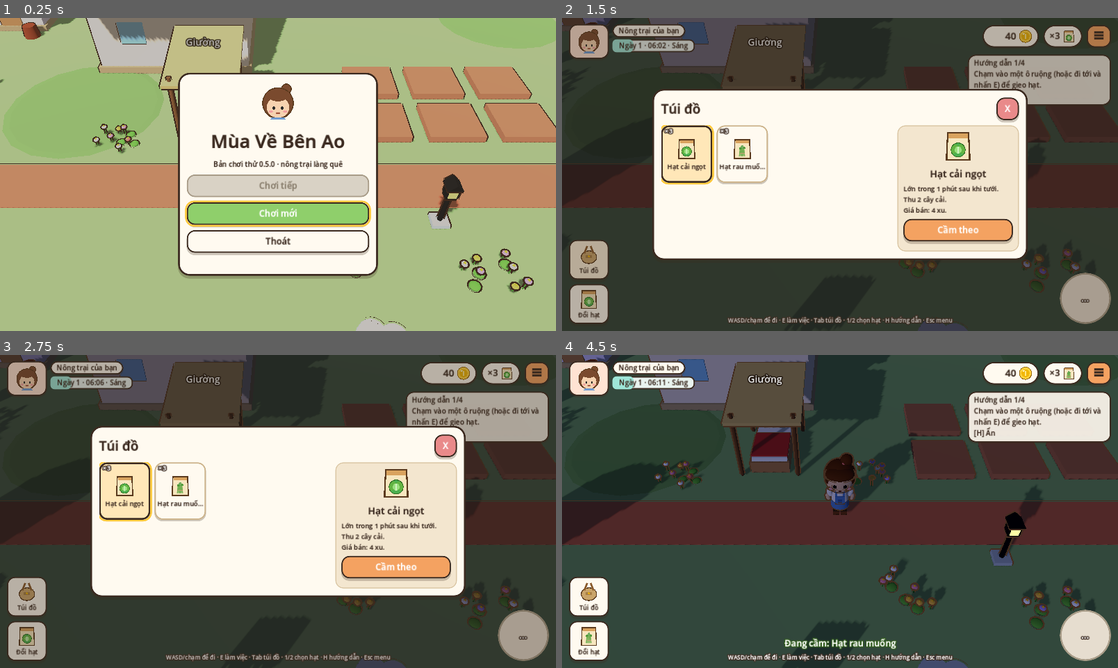
Above: before the commit, frames 1-4 (two rows, left to right).
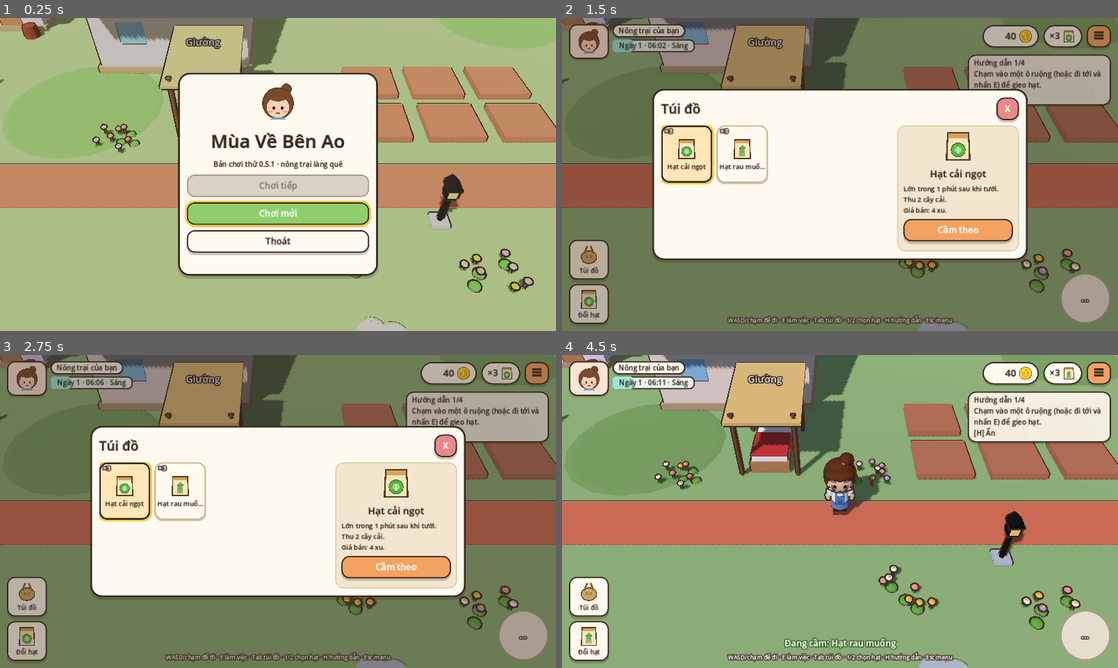
Above: after the commit, the same moments.

Repository: TrungHieu580/nong-trai-vui-ve
Game: Godot game, scene res://scenes/main.tscn
The game is run twice, just before and just after one commit, with the same random seed, the same clock (stepped at 60 frames per second) and the same inputs.
Inputs (mouse positions are in pixels of both pictures, inside the frame that each line leads up to):
- Up to frame 1 (0.25 s): no input
- Up to frame 2 (1.5 s): click "Chơi mới" at 0.5 s; click (589, 259) at 1.25 s
- Up to frame 3 (2.75 s): click (27, 639) at 2 s
- Up to frame 4 (4.5 s): click "×3" at 2.75 s; click "×3" at 3.5 s; click "Cầm theo" at 4.25 s

The runs differ from the first frame. In frame 1, less than 0.1% of the frame differs, in the area x 48-50%, y 45-48%; in frame 2, 51%; in frame 3, 51%; in frame 4, 85%, in the area x 0-100%, y 0-100%.

Commit message:
Trời sáng sớm hơn vào buổi sáng

Diff:
--- a/MuaVeBenAo/scripts/main.gd
+++ b/MuaVeBenAo/scripts/main.gd
@@ -227,10 +227,12 @@
 ## Ánh sáng theo giờ: sáng – trưa – hoàng hôn – đêm; tối thì đèn lồng và cửa sổ sáng.
 func _apply_daylight() -> void:
 	var h: float = state.clock / 60.0
-	var day := clampf(sin(PI * (h - 5.5) / 14.0), 0.0, 1.0)
-	sun.light_energy = 0.04 + 0.42 * day
+	# Sáng từ ~4:30, đỉnh trưa ~12:30, tối hẳn ~20:30
+	var day := clampf(sin(PI * (h - 4.5) / 16.0), 0.0, 1.0)
+	day = sqrt(day)
+	sun.light_energy = 0.05 + 0.41 * day
 	sun.rotation_degrees.x = -lerpf(15.0, 70.0, day)
-	env.ambient_light_energy = 0.1 + 0.15 * day
+	env.ambient_light_energy = 0.12 + 0.13 * day
 	var night_col := Color("6f84c6")
 	var dusk := clampf(1.0 - absf(h - 18.0) / 1.5, 0.0, 1.0) + clampf(1.0 - absf(h - 6.0) / 1.0, 0.0, 1.0) * 0.6
 	var light_col := night_col.lerp(Color.WHITE, day).lerp(Color("ffb07a"), dusk * 0.6)
--- a/MuaVeBenAo/scripts/sim/game_data.gd
+++ b/MuaVeBenAo/scripts/sim/game_data.gd
@@ -2,7 +2,7 @@
 ## Dữ liệu cấu hình: vật phẩm, cây trồng, vật nuôi, ao, công trình, hướng dẫn.
 ## Cân bằng game bằng cách sửa số ở đây – không cần đụng vào logic.
 
-const GAME_VERSION := "0.5.0"
+const GAME_VERSION := "0.5.1"
 const SCHEMA_VERSION := 3
 const PADDY_COUNT := 6
 const PADDY_STAGES := ["bare", "plowed", "planted", "growing", "ripe"]
